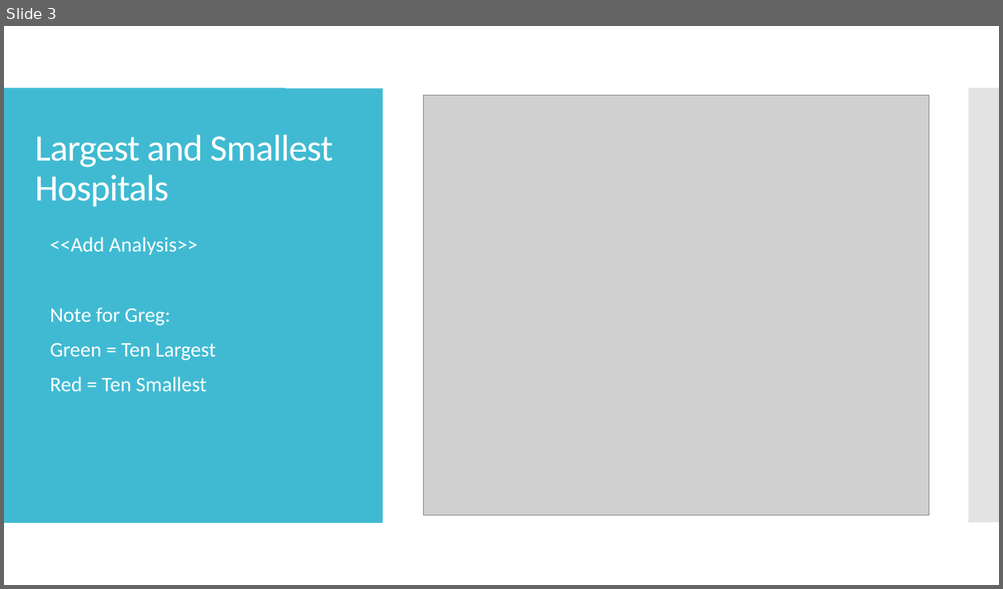
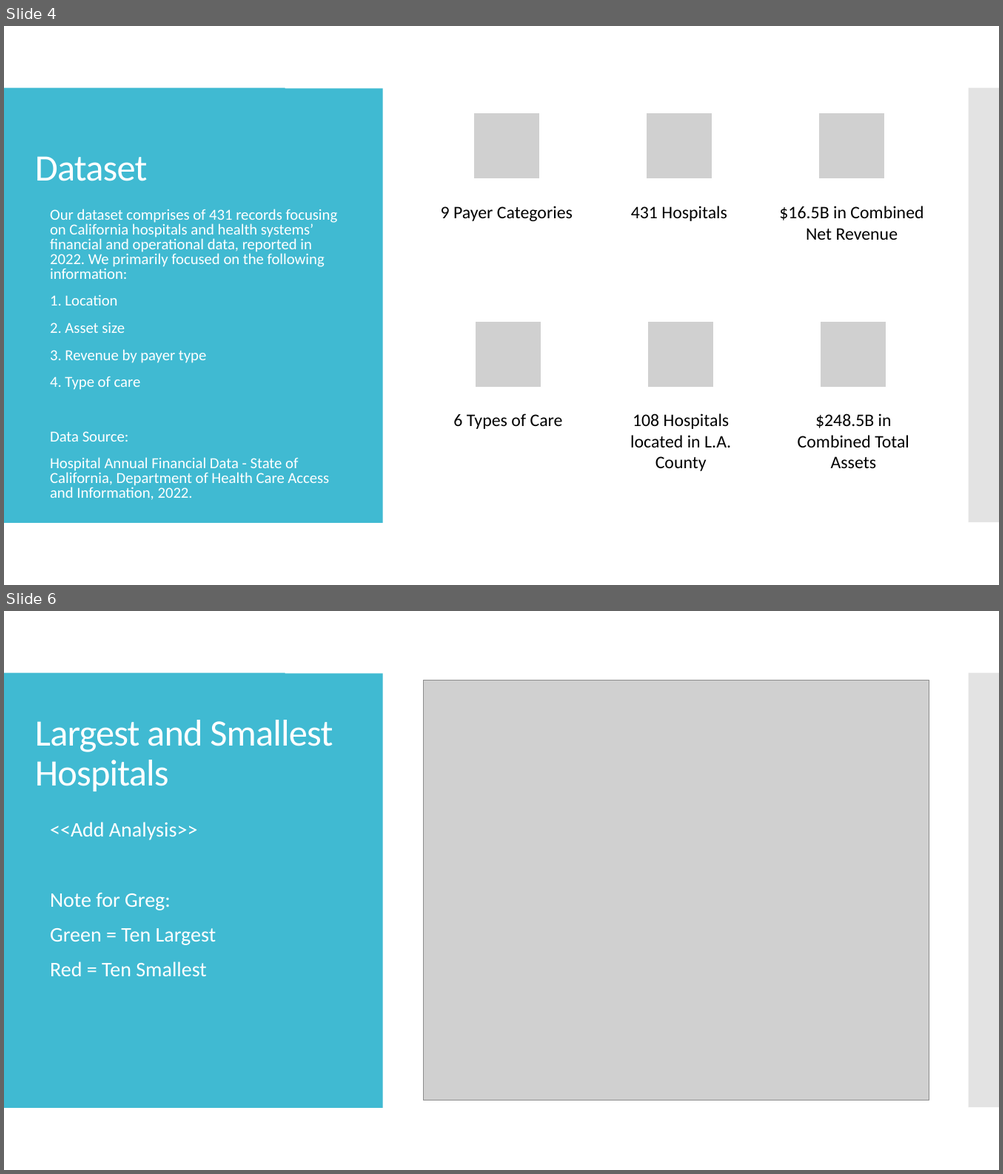
Before and after one commit to manuel-sosa/project3_data_viz, a slide deck: Jenae/Project 3 - California Hospital Performance Comparison.pptx. Shown one above the other, each under a label of ours: slide 3 before the commit, slides 4 and 6 after it; the slides between them are not shown. The pictures are 1003x589 and 1003x1174 pixels, drawn with LibreOffice and Linux fonts; fonts in the diff are those of the drawing; grey boxes stand for pictures. Boxes give left, top, right and bottom in pixels: in the first picture for what was removed or moved away, otherwise in the second. Text is boxed around its words. In the diff, an @@ line names an element or a change of style, - is before the commit and + after.

```diff
--- a/Jenae/Project 3 - California Hospital Performance Comparison.pptx
+++ b/Jenae/Project 3 - California Hospital Performance Comparison.pptx
@@ slide 4 added at bbox=[4, 26, 999, 585], background #FFFFFF; not listed: 2 template elements that a slide beside it also shows @@
@@ rectangle added at bbox=[4, 89, 383, 524], fill #40BAD2 @@
@@ title added at bbox=[35, 156, 147, 181], 36 pt, text #FFFFFF @@
+Dataset
@@ text added at bbox=[50, 209, 338, 500], 14.8 pt, text #FFFFFF @@
+• Our dataset comprises of 431 records focusing on California hospitals and health systems’ financial and operational data, reported in 2022. We primarily focused on the following information:
+• 1. Location
+• 2. Asset size
+• 3. Revenue by payer type
+• 4. Type of care
+• Data Source:
+• Hospital Annual Financial Data - State of California, Department of Health Care Access and Information, 2022.
@@ group added at bbox=[441, 113, 923, 240]: 3 pictures, 3 texts @@
+9 Payer Categories
+431 Hospitals
+$16.5B in Combined Net Revenue
@@ picture added at bbox=[475, 321, 541, 388] @@
@@ picture added at bbox=[648, 321, 714, 388] @@
@@ picture added at bbox=[820, 321, 887, 388] @@
@@ text added at bbox=[453, 414, 563, 429], 17 pt, text #000000 @@
+6 Types of Care
@@ text added at bbox=[630, 414, 731, 471], 17 pt, text #000000 @@
+108 Hospitals located in L.A. County
@@ text added at bbox=[797, 414, 909, 469], 17 pt, text #000000 @@
+$248.5B in Combined Total Assets
@@ what was slide 3 is now slide 6 @@
```
Also in this commit, not shown: 3 slides changed, 2 other slides added.
